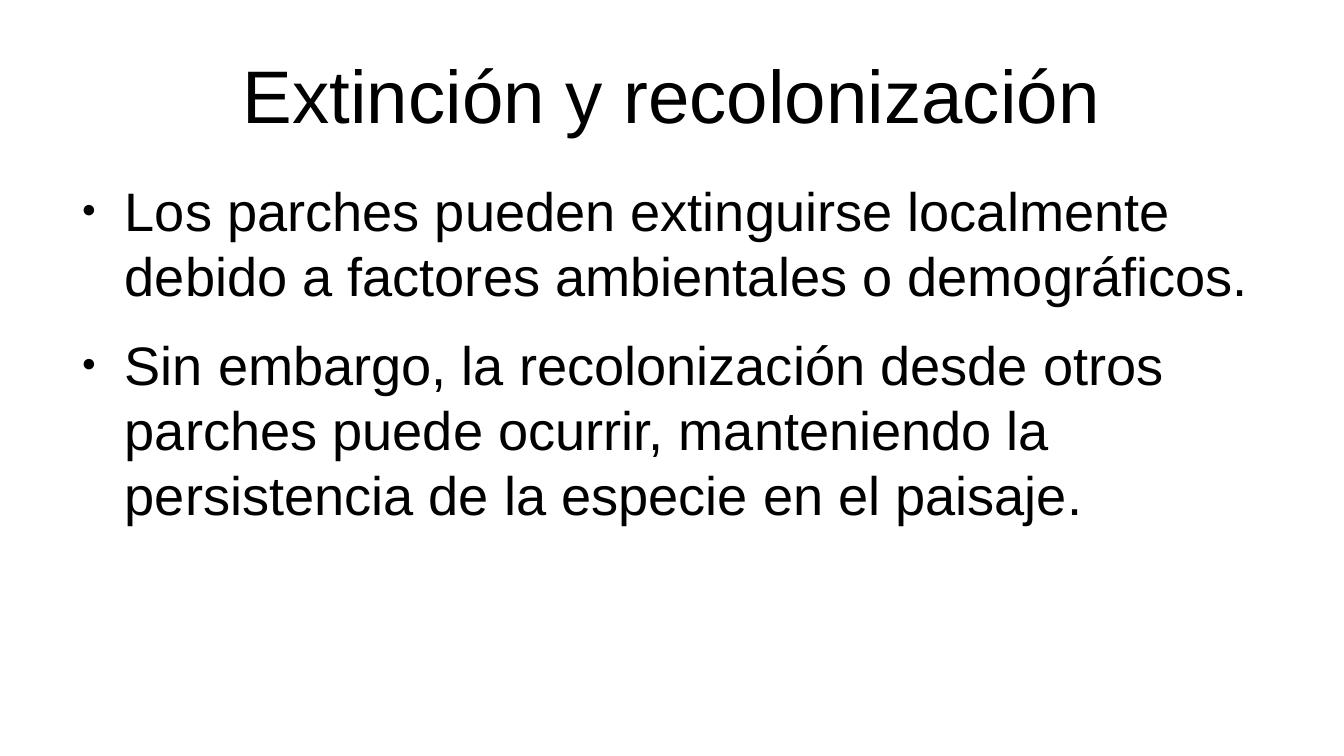
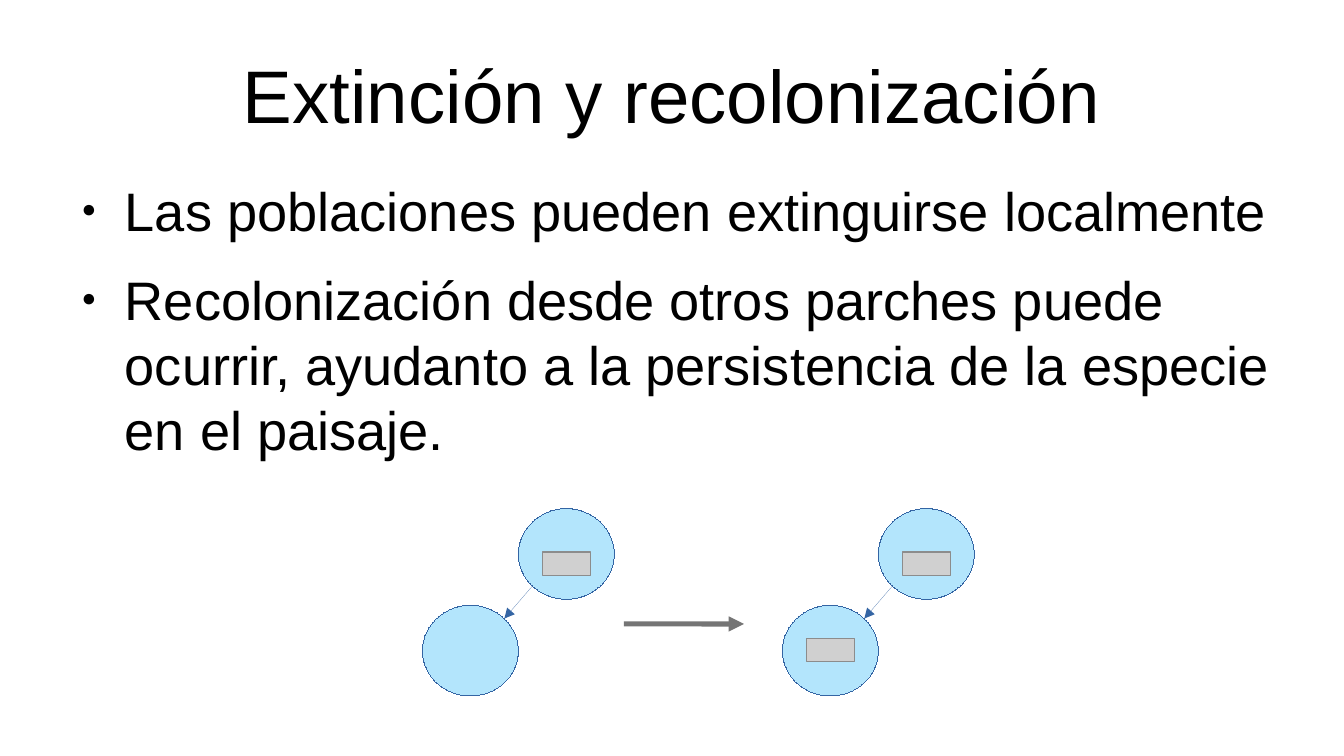
Before and after one commit to gerardommc/Ecologia-Teorica, a slide deck: slide 7 of Metapoblaciones.odp. Drawn at 1344x756 pixels with LibreOffice and Linux fonts; fonts in the diff are those of the drawing; grey boxes stand for pictures. Boxes give left, top, right and bottom in pixels: in the first picture for what was removed or moved away, otherwise in the second. Text is boxed around its words. In the diff, an @@ line names an element or a change of style, - is before the commit and + after.

```diff
--- a/Metapoblaciones.odp
+++ b/Metapoblaciones.odp
@@ text at (125, 191, 1269, 459): text changed @@
-● Los parches pueden extinguirse localmente debido a factores ambientales o demográficos.
-● Sin embargo, la recolonización desde otros parches puede ocurrir, manteniendo la persistencia de la especie en el paisaje.
+● Las poblaciones pueden extinguirse localmente
+● Recolonización desde otros parches puede ocurrir, ayudanto a la persistencia de la especie en el paisaje.
@@ ellipse added at (518, 509, 615, 599), fill #B3E5FC, outline #3465A4 0 pt @@
@@ ellipse added at (878, 509, 974, 599), fill #B3E5FC, outline #3465A4 0 pt @@
@@ picture added at (543, 552, 590, 576) @@
@@ picture added at (903, 552, 950, 576) @@
@@ arrow added from (533, 587) to (505, 618), #3465A4 0 pt @@
@@ arrow added from (893, 587) to (865, 618), #3465A4 0 pt @@
@@ ellipse added at (422, 605, 518, 695), fill #B3E5FC, outline #3465A4 0 pt @@
@@ arrow added from (624, 624) to (744, 624), #757575 3 pt @@
@@ ellipse added at (783, 605, 879, 695), fill #B3E5FC, outline #3465A4 0 pt @@
@@ picture added at (806, 639, 854, 662) @@
```
Also in this commit, not shown: 9 other slides changed, 20 other files.
